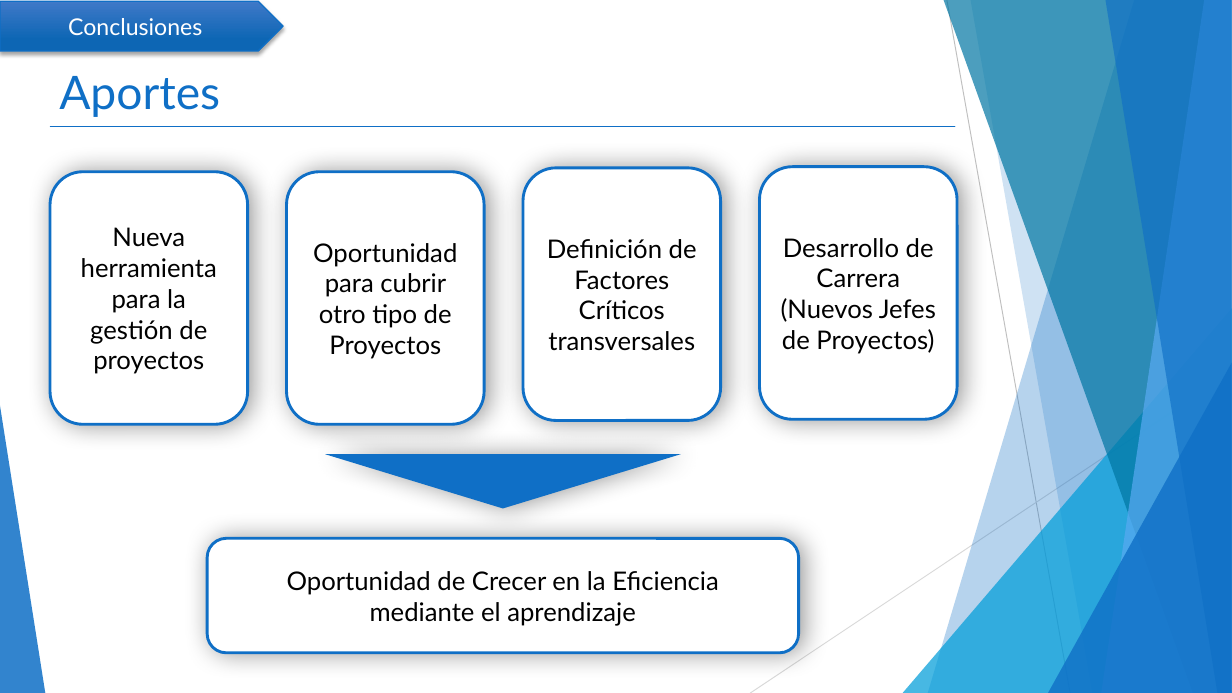
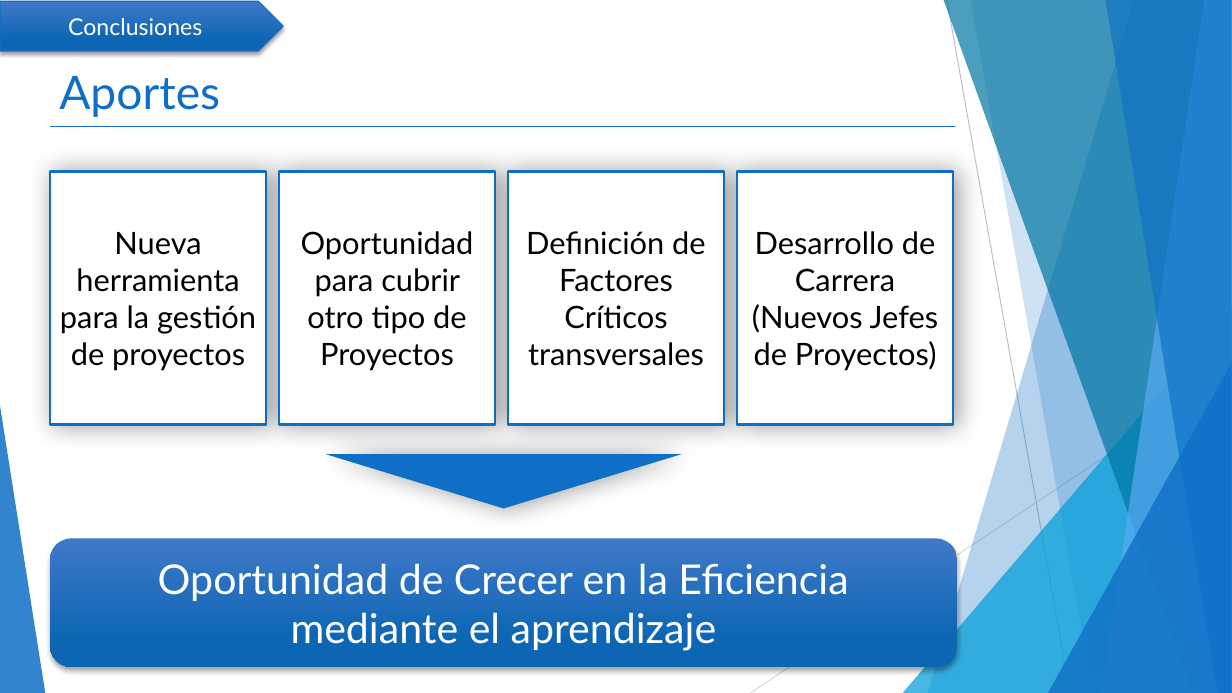
Before and after one commit to mcamara75/tituloUnap, a slide deck: slide 20 of 2018/TT IQQ 2018 Camara y Garay.pptx (slide 17 before the commit). Drawn at 1232x693 pixels with LibreOffice and Linux fonts; fonts in the diff are those of the drawing. Boxes give left, top, right and bottom in pixels: in the first picture for what was removed or moved away, otherwise in the second. Text is boxed around its words. In the diff, an @@ line names an element or a change of style, - is before the commit and + after.

```diff
--- a/2018/TT IQQ 2018 Camara y Garay.pptx
+++ b/2018/TT IQQ 2018 Camara y Garay.pptx
@@ rectangle "Nueva herramienta para la gestión ...": place and size @@
-rectangle "Nueva herramienta para la gestión ..." at (50,172,248,424)
+rectangle "Nueva herramienta para la gestión ..." at (50,172,266,424)
@@ rectangle "Oportunidad para cubrir otro tipo ...": place and size @@
-rectangle "Oportunidad para cubrir otro tipo ..." at (287,172,484,424)
+rectangle "Oportunidad para cubrir otro tipo ..." at (279,172,495,424)
@@ rectangle "Definición de Factores Críticos transversales": place and size @@
-rectangle "Definición de Factores Críticos transversales" at (523,168,721,421)
+rectangle "Definición de Factores Críticos transversales" at (508,172,725,424)
@@ size 20 to 24 pt; rounded rectangle to rectangle in 4 elements at (279,172,495,424), (50,172,266,424), (508,172,725,424), (738,172,954,424) @@
@@ rectangle "Desarrollo de Carrera (Nuevos Jefes ...": place and size @@
-rectangle "Desarrollo de Carrera (Nuevos Jefes ..." at (760,166,958,419)
+rectangle "Desarrollo de Carrera (Nuevos Jefes ..." at (738,172,954,424)
@@ rounded rectangle "Oportunidad de Crecer en la ...": place and size @@
-rounded rectangle "Oportunidad de Crecer en la ..." at (207,539,799,653)
+rounded rectangle "Oportunidad de Crecer en la ..." at (50,539,958,667)
@@ rounded rectangle "Oportunidad de Crecer en la ..." at (50,539,958,667): size 20 to 32 pt, text colour #000000 to #FFFFFF; fill #FFFFFF to gradient #4079C9 to #0E66B5; outline #0F6FC6 2.25 pt to none; shadow changed @@
```
Also in this commit, not shown: 6 other slides changed, 5 slides added, 2 slides removed.
